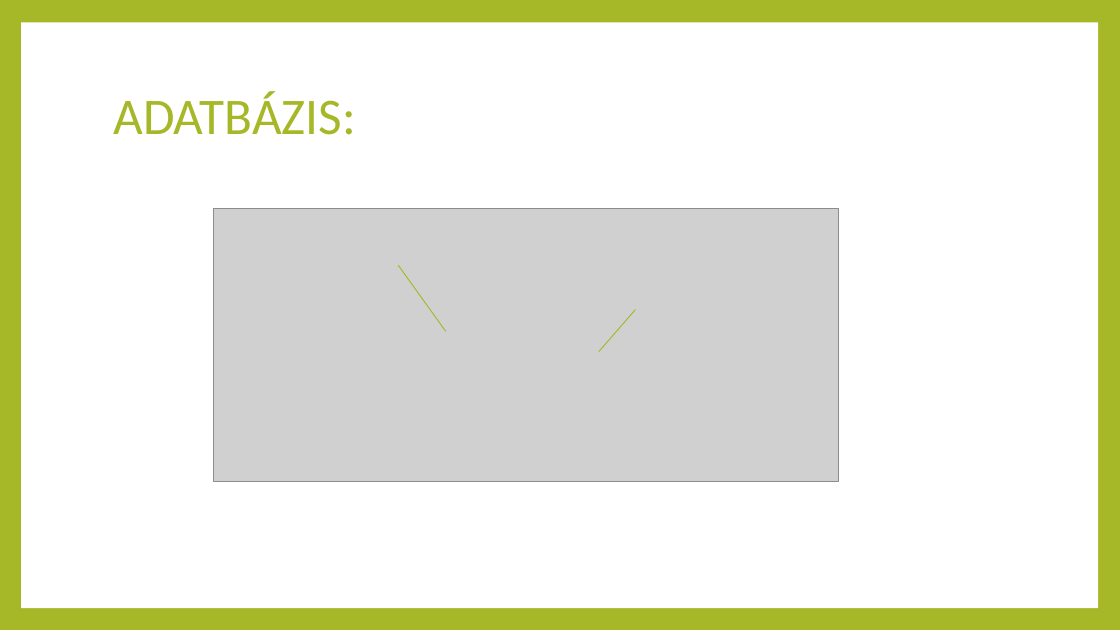
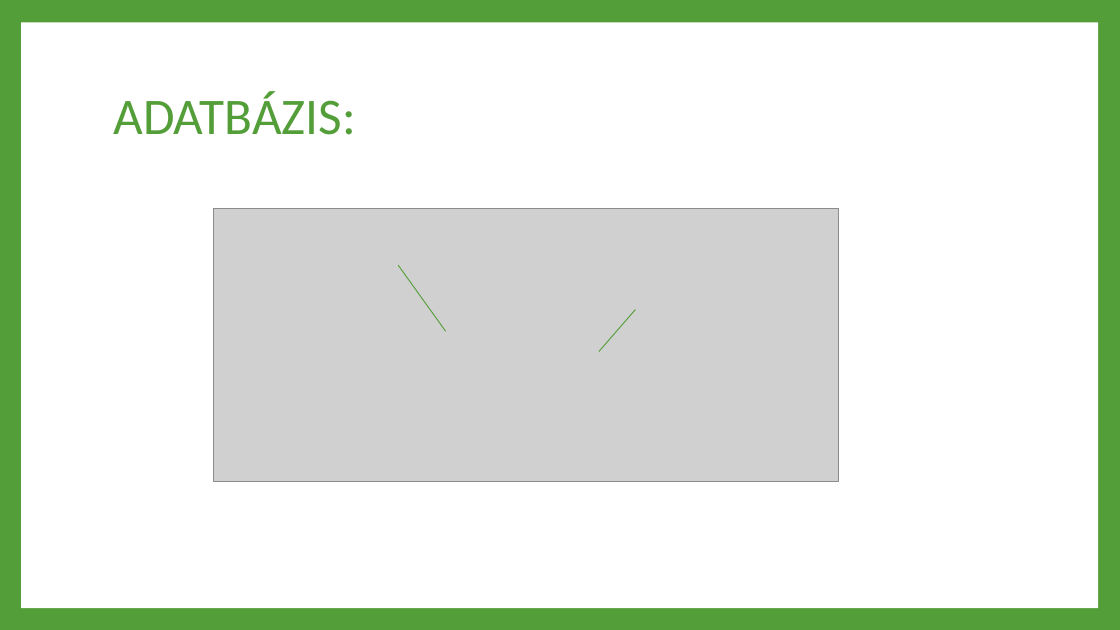
Before and after one commit to martinovszkyliza-sys/Vizsga, a slide deck: slide 3 of KönyvtárPPT.pptx. Drawn at 1120x630 pixels with LibreOffice and Linux fonts; fonts in the diff are those of the drawing; grey boxes stand for pictures. Boxes give left, top, right and bottom in pixels: in the first picture for what was removed or moved away, otherwise in the second. Text is boxed around its words. In the diff, an @@ line names an element or a change of style, - is before the commit and + after.

```diff
--- a/KönyvtárPPT.pptx
+++ b/KönyvtárPPT.pptx
@@ background #A6B727 to #549E39 @@
@@ title "ADATBÁZIS:" at [113,92,356,135]: text colour #A6B727 to #549E39 @@
@@ line (398, 266) - (446, 331): stroke #A6B727 0.79 pt to #549E39 0.79 pt @@
@@ line (599, 352) - (635, 310): stroke #A6B727 0.79 pt to #549E39 0.79 pt @@
```
Also in this commit, not shown: 7 other slides changed.
